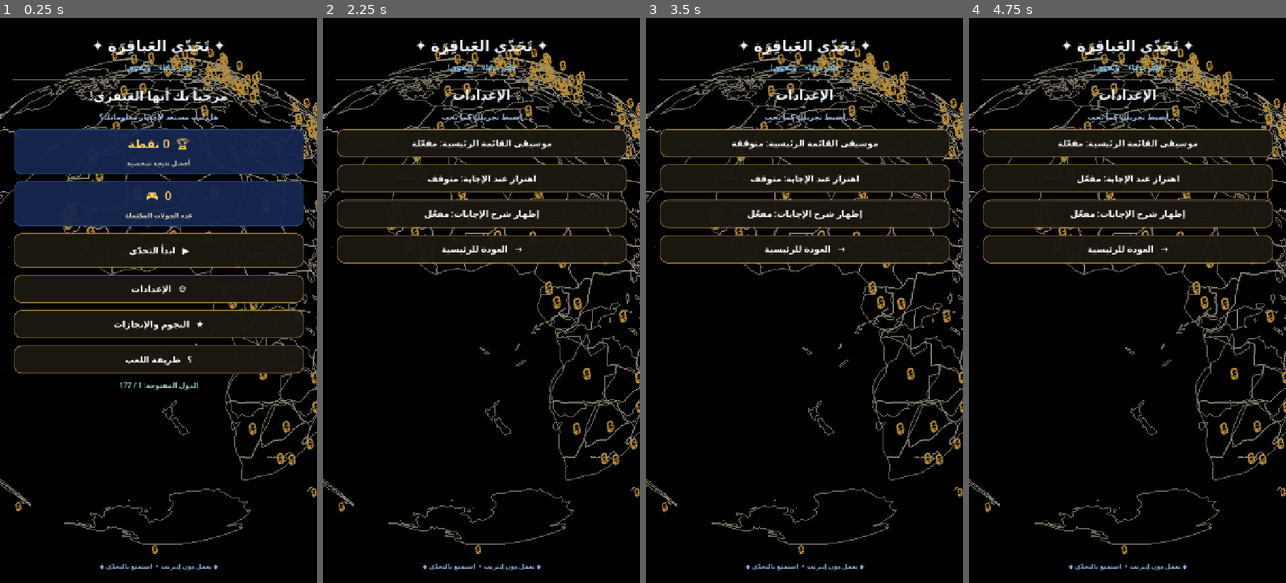
Above: before the commit, frames 1-4 (left to right).
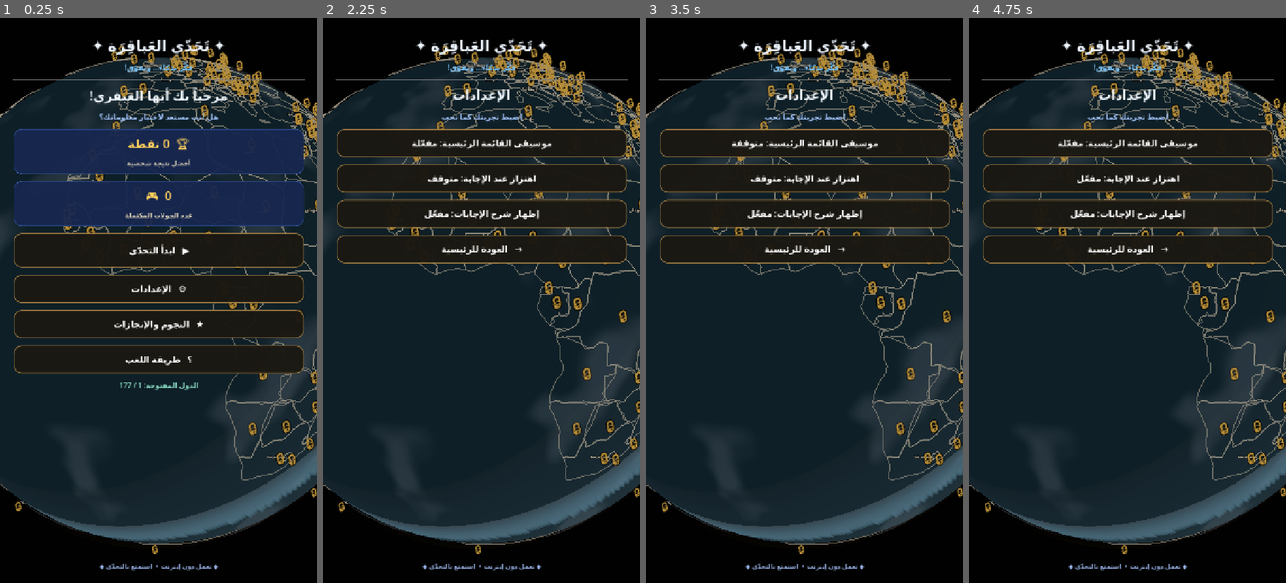
Above: after the commit, the same moments.

Repository: mahdialloui01-art/challenge-
Game: Godot game, scene res://scenes/main.tscn
Same seed, same stepped clock (60 frames per second), same inputs: the game is played once before the commit and once after it.
Inputs:
- Up to frame 1 (0.25 s): no input
- Up to frame 2 (2.25 s): click "▶ ابدأ التحدّي" at 0.5 s; click "⌂ الرئيسية" at 1.25 s; click "⚙ الإعدادات" at 2 s
- Up to frame 3 (3.5 s): click "موسيقى القائمة الرئيسية: مفعّ…" at 2.75 s
- Up to frame 4 (4.75 s): click "موسيقى القائمة الرئيسية: متوق…" at 3.5 s; click "اهتزاز عند الإجابة: متوقف" at 4.25 s

The runs differ from the first frame. In frame 1, 41% of the frame differs, in the area x 0-100%, y 6-93%; in frame 2, 57%; in frame 3, 57%; in frame 4, 57%.

Commit message:
Fix multiline pole UV shader mesh code

Diff:
--- a/scripts/world_globe.gd
+++ b/scripts/world_globe.gd
@@ -494,7 +494,9 @@
             var vertex := _geo_to_sphere(longitude, latitude, radius)
             vertices.append(vertex)
             normals.append(vertex.normalized())
-            # Collapse pole UVs to one meridian sample to prevent polar starburst artifacts.\n            var pole_u := 0.5 if y == 0 or y == latitude_segments else u\n            uvs.append(Vector2(pole_u, v))
+            # Collapse pole UVs to one meridian sample to prevent polar starburst artifacts.
+            var pole_u := 0.5 if y == 0 or y == latitude_segments else u
+            uvs.append(Vector2(pole_u, v))
     for y in range(latitude_segments):
         for x in range(longitude_segments):
             var a := y * (longitude_segments + 1) + x
